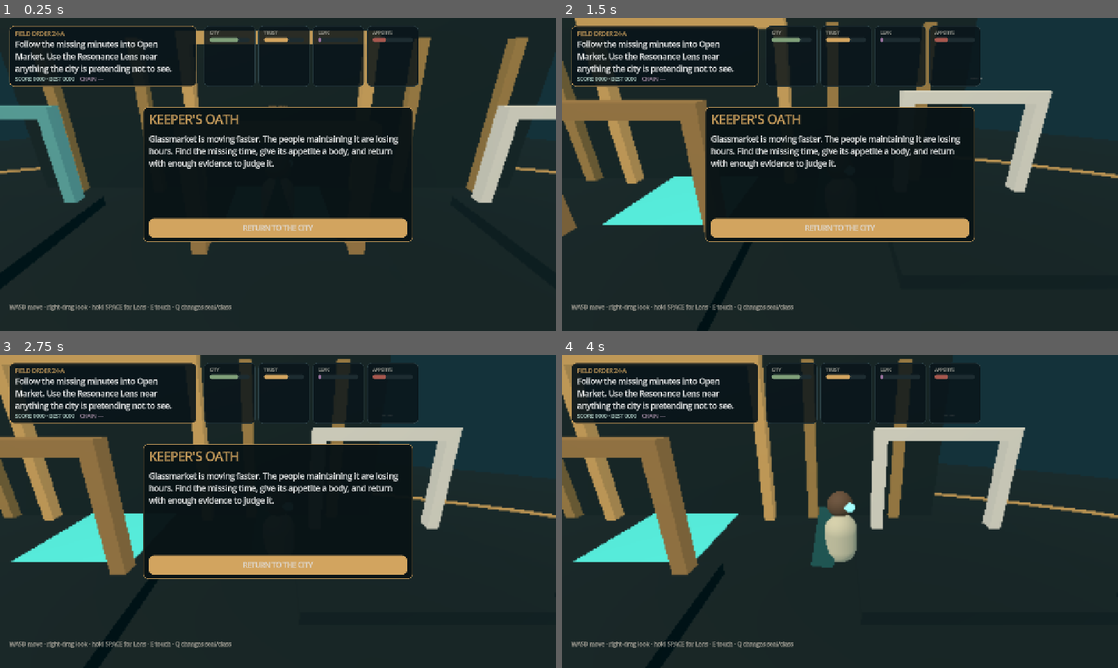
Above: before the commit, frames 1-4 (two rows, left to right).
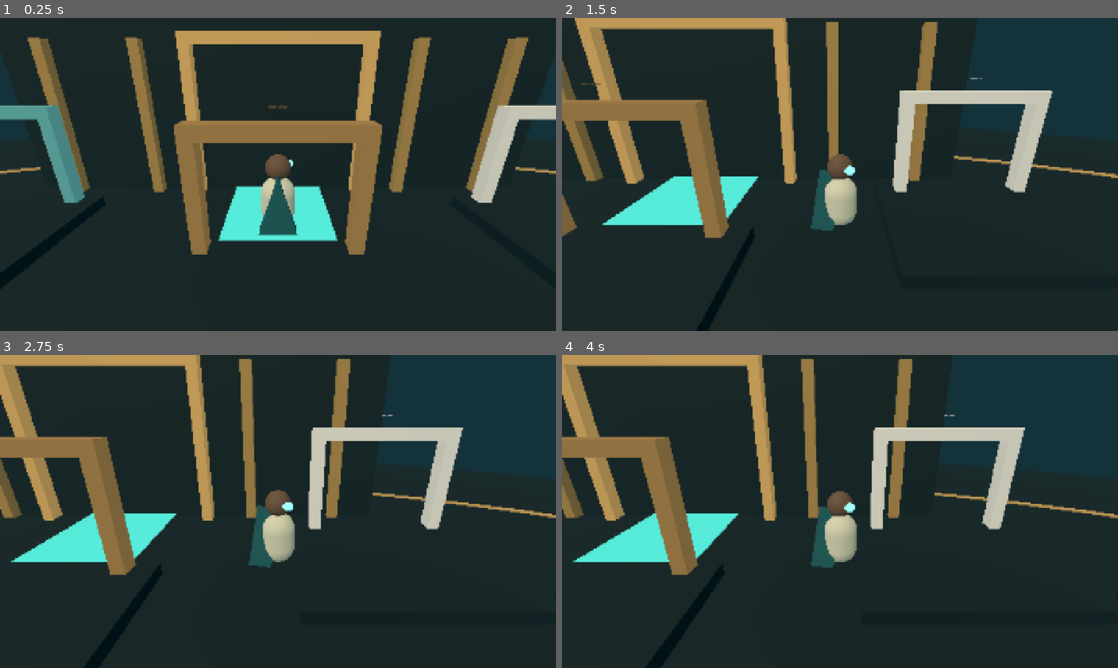
Above: after the commit, the same moments.

Repository: starsaintf/idea-zoo
Game: Godot game, scene res://scenes/main.tscn
Same seed, same stepped clock (60 frames per second), same inputs: the game is played once before the commit and once after it.
Inputs (mouse positions are in pixels of both pictures, inside the frame that each line leads up to):
- Up to frame 1 (0.25 s): no input
- Up to frame 2 (1.5 s): tap Enter at 0.5 s; move the mouse to (962, 158) at 0.52 s; hold D (move_right) 0.53-1.25 s; hold Space (lens) 0.53-1.25 s; tap E (interact) at 0.6 s; click (962, 158) at 0.67 s; drag from (728, 190) to (812, 237) at 1.27 s
- Up to frame 3 (2.75 s): tap Space (lens) at 2 s; move the mouse to (333, 442) at 2.02 s; hold D (move_right) from 2.03 s (still down); hold Space (lens) from 2.03 s (still down); tap Q (cycle_seal) at 2.1 s
- Up to frame 4 (4 s): release D (move_right) at 2.75 s; release Space (lens) at 2.75 s; click (840, 564) at 2.75 s, where only the run before the commit has a clickable "RETURN TO THE CITY"; tap Enter at 3.5 s; drag from (812, 574) to (673, 464) at 3.52 s

The runs differ from the first frame. In frame 1, 19% of the frame differs, in the area x 1-76%, y 2-94%; in frame 2, 15%; in frame 3, 15%; in frame 4, 5.5%.
Error after the commit: Parse Error: Identifier "NOTIFICATION_RESIZED" not declared in the current scope. (res://scripts/hud.gd:59)

Commit message:
Add iPhone-safe touch layout and diagnostics controls

Diff:
--- a/godot/scripts/hud.gd
+++ b/godot/scripts/hud.gd
@@ -4,6 +4,12 @@
 signal cycle_pressed
 signal lens_changed(active)
 signal joystick_changed(value)
+signal performance_pressed
+signal diagnostics_pressed
+
+const TOUCH_SAFE_SIDE = 76.0
+const TOUCH_SAFE_TOP = 22.0
+const TOUCH_SAFE_BOTTOM = 46.0
 
 var objective_label: Label
 var detail_label: Label
@@ -31,9 +37,13 @@
 var reward_label: Label
 var reward_time = 0.0
 var touch_controls: Control
+var joystick: Control
 var lens_button: Button
 var interact_button: Button
 var cycle_button: Button
+var performance_button: Button
+var diagnostics_button: Button
+var diagnostics_label: Label
 var is_touch = false
 
 func _ready():
@@ -43,6 +53,11 @@
 	_build_message()
 	_build_toast()
 	_build_controls()
+	call_deferred("_layout_touch_controls")
+
+func _notification(what):
+	if what == NOTIFICATION_RESIZED and is_touch and is_inside_tree():
+		call_deferred("_layout_touch_controls")
 
 func _process(delta):
 	if toast_time > 0.0:
@@ -58,30 +73,30 @@
 func _build_top_ledger():
 	var margin = MarginContainer.new()
 	margin.set_anchors_preset(Control.PRESET_TOP_WIDE)
-	margin.add_theme_constant_override("margin_left", 14 if is_touch else 22)
-	margin.add_theme_constant_override("margin_top", 10 if is_touch else 18)
-	margin.add_theme_constant_override("margin_right", 14 if is_touch else 22)
+	margin.add_theme_constant_override("margin_left", int(TOUCH_SAFE_SIDE) if is_touch else 22)
+	margin.add_theme_constant_override("margin_top", int(TOUCH_SAFE_TOP) if is_touch else 18)
+	margin.add_theme_constant_override("margin_right", int(TOUCH_SAFE_SIDE) if is_touch else 22)
 	add_child(margin)
 	var row = HBoxContainer.new()
-	row.add_theme_constant_override("separation", 8 if is_touch else 18)
+	row.add_theme_constant_override("separation", 9 if is_touch else 18)
 	margin.add_child(row)
 
 	var objective_panel = PanelContainer.new()
-	objective_panel.custom_minimum_size = Vector2(300 if is_touch else 430, 0)
+	objective_panel.custom_minimum_size = Vector2(365 if is_touch else 430, 88 if is_touch else 0)
 	objective_panel.add_theme_stylebox_override("panel", _panel_style(Color(0.035, 0.08, 0.1, 0.91), Color("#d2a45f")))
 	row.add_child(objective_panel)
 	var objective_box = VBoxContainer.new()
-	objective_box.add_theme_constant_override("separation", 2)
+	objective_box.add_theme_constant_override("separation", 3)
 	objective_panel.add_child(objective_box)
 	objective_label = Label.new()
 	objective_label.text = "FIELD ORDER"
 	objective_label.add_theme_color_override("font_color", Color("#d2a45f"))
-	objective_label.add_theme_font_size_override("font_size", 11 if is_touch else 13)
+	objective_label.add_theme_font_size_override("font_size", 13 if is_touch else 13)
 	objective_box.add_child(objective_label)
 	detail_label = Label.new()
 	detail_label.text = "Follow the missing minutes."
 	detail_label.autowrap_mode = TextServer.AUTOWRAP_WORD_SMART
-	detail_label.add_theme_font_size_override("font_size", 14 if is_touch else 18)
+	detail_label.add_theme_font_size_override("font_size", 18 if is_touch else 18)
 	detail_label.max_lines_visible = 2 if is_touch else 3
 	objective_box.add_child(detail_label)
 	var status = HBoxContainer.new()
@@ -90,17 +105,17 @@
 	score_label = Label.new()
 	score_label.text = "SCORE 0000"
 	score_label.add_theme_color_override("font_color", Color("#b8d7cf"))
-	score_label.add_theme_font_size_override("font_size", 10 if is_touch else 12)
+	score_label.add_theme_font_size_override("font_size", 12 if is_touch else 12)
 	status.add_child(score_label)
 	chain_label = Label.new()
 	chain_label.text = "CHAIN —"
 	chain_label.add_theme_color_override("font_color", Color("#9d879f"))
-	chain_label.add_theme_font_size_override("font_size", 10 if is_touch else 12)
+	chain_label.add_theme_font_size_override("font_size", 12 if is_touch else 12)
 	status.add_child(chain_label)
 
 	var meters = HBoxContainer.new()
 	meters.size_flags_horizontal = Control.SIZE_EXPAND_FILL
-	meters.add_theme_constant_override("separation", 4 if is_touch else 7)
+	meters.add_theme_constant_override("separation", 5 if is_touch else 7)
 	row.add_child(meters)
 	stability_bar = _make_meter(meters, "CITY", Color("#7f9f79"))
 	trust_bar = _make_meter(meters, "TRUST", Color("#d2a45f"))
@@ -109,14 +124,14 @@
 
 func _make_meter(parent: Control, title: String, color: Color, focus := false):
 	var panel = PanelContainer.new()
-	panel.custom_minimum_size = Vector2(72 if is_touch else 108, 54 if is_touch else 64)
+	panel.custom_minimum_size = Vector2(82 if is_touch else 108, 66 if is_touch else 64)
 	panel.add_theme_stylebox_override("panel", _panel_style(Color(0.035, 0.08, 0.1, 0.82), Color(0.17, 0.25, 0.27, 1)))
 	parent.add_child(panel)
 	var box = VBoxContainer.new()
 	panel.add_child(box)
 	var label = Label.new()
 	label.text = title
-	label.add_theme_font_size_override("font_size", 8 if is_touch else 10)
+	label.add_theme_font_size_override("font_size", 12 if is_touch else 10)
 	label.add_theme_color_override("font_color", Color("#aaa99f"))
 	box.add_child(label)
 	if focus:
@@ -126,7 +141,7 @@
 	bar.max_value = 100
 	bar.value = 50
 	bar.show_percentage = false
-	bar.custom_minimum_size = Vector2(58 if is_touch else 92, 8 if is_touch else 10)
+	bar.custom_minimum_size = Vector2(66 if is_touch else 92, 10)
 	bar.add_theme_stylebox_override("background", _flat_style(Color("#1d2c31"), 5))
 	bar.add_theme_stylebox_override("fill", _flat_style(color, 5))
 	box.add_child(bar)
@@ -135,43 +150,43 @@
 func _build_prompt():
 	prompt_panel = PanelContainer.new()
 	prompt_panel.set_anchors_preset(Control.PRESET_CENTER_BOTTOM)
-	prompt_panel.position = Vector2(-190, -88 if is_touch else -102)
-	prompt_panel.size = Vector2(380, 50)
+	prompt_panel.position = Vector2(-210, -84 if is_touch else -102)
+	prompt_panel.size = Vector2(420, 54)
 	prompt_panel.add_theme_stylebox_override("panel", _panel_style(Color(0.02, 0.05, 0.06, 0.92), Color("#d2a45f")))
 	add_child(prompt_panel)
 	prompt_label = Label.new()
 	prompt_label.text = ""
 	prompt_label.horizontal_alignment = HORIZONTAL_ALIGNMENT_CENTER
 	prompt_label.vertical_alignment = VERTICAL_ALIGNMENT_CENTER
-	prompt_label.add_theme_font_size_override("font_size", 13 if is_touch else 16)
+	prompt_label.add_theme_font_size_override("font_size", 15 if is_touch else 16)
 	prompt_label.autowrap_mode = TextServer.AUTOWRAP_WORD_SMART
 	prompt_panel.add_child(prompt_label)
 	prompt_panel.visible = false
 
 	seal_label = Label.new()
 	seal_label.set_anchors_preset(Control.PRESET_BOTTOM_RIGHT)
-	seal_label.position = Vector2(-300, -118)
-	seal_label.size = Vector2(270, 34)
+	seal_label.position = Vector2(-390, -176)
+	seal_label.size = Vector2(290, 34)
 	seal_label.horizontal_alignment = HORIZONTAL_ALIGNMENT_RIGHT
 	seal_label.add_theme_color_override("font_color", Color("#d2a45f"))
-	seal_label.add_theme_font_size_override("font_size", 13 if is_touch else 15)
+	seal_label.add_theme_font_size_override("font_size", 15)
 	seal_label.text = "SEAL: EXIT"
 	add_child(seal_label)
 
 	bells_label = Label.new()
 	bells_label.set_anchors_preset(Control.PRESET_BOTTOM_RIGHT)
-	bells_label.position = Vector2(-300, -151)
-	bells_label.size = Vector2(270, 30)
+	bells_label.position = Vector2(-390, -209)
+	bells_label.size = Vector2(290, 30)
 	bells_label.horizontal_alignment = HORIZONTAL_ALIGNMENT_RIGHT
 	bells_label.add_theme_color_override("font_color", Color("#70c8bb"))
-	bells_label.add_theme_font_size_override("font_size", 13 if is_touch else 15)
+	bells_label.add_theme_font_size_override("font_size", 15)
 	bells_label.visible = false
 	add_child(bells_label)
 
 	scan_bar = ProgressBar.new()
 	scan_bar.set_anchors_preset(Control.PRESET_CENTER)
-	scan_bar.position = Vector2(-100, 74)
-	scan_bar.size = Vector2(200, 10)
+	scan_bar.position = Vector2(-110, 74)
+	scan_bar.size = Vector2(220, 12)
 	scan_bar.min_value = 0
 	scan_bar.max_value = 1
 	scan_bar.show_percentage = false
@@ -182,18 +197,18 @@
 
 	reward_label = Label.new()
 	reward_label.set_anchors_preset(Control.PRESET_CENTER)
-	reward_label.position = Vector2(-210, -106)
-	reward_label.size = Vector2(420, 50)
+	reward_label.position = Vector2(-230, -106)
+	reward_label.size = Vector2(460, 50)
 	reward_label.horizontal_alignment = HORIZONTAL_ALIGNMENT_CENTER
 	reward_label.add_theme_color_override("font_color", Color("#efd093"))
-	reward_label.add_theme_font_size_override("font_size", 22 if not is_touch else 18)
+	reward_label.add_theme_font_size_override("font_size", 20 if is_touch else 22)
 	reward_label.visible = false
 	add_child(reward_label)
 
 func _build_message():
 	message_panel = PanelContainer.new()
 	message_panel.set_anchors_preset(Control.PRESET_CENTER)
-	var width = 620 if not is_touch else 560
+	var width = 620
 	message_panel.position = Vector2(-width * 0.5, -155)
 	message_panel.size = Vector2(width, 310)
 	message_panel.add_theme_stylebox_override("panel", _panel_style(Color(0.035, 0.075, 0.085, 0.97), Color("#d2a45f")))
@@ -204,16 +219,18 @@
 	message_panel.add_child(box)
 	message_title = Label.new()
 	message_title.add_theme_color_override("font_color", Color("#d2a45f"))
-	message_title.add_theme_font_size_override("font_size", 24 if is_touch else 28)
+	message_title.add_theme_font_size_override("font_size", 25 if is_touch else 28)
 	message_title.autowrap_mode = TextServer.AUTOWRAP_WORD_SMART
 	box.add_child(message_title)
 	message_body = Label.new()
 	message_body.autowrap_mode = TextServer.AUTOWRAP_WORD_SMART
-	message_body.add_theme_font_size_override("font_size", 15 if is_touch else 18)
+	message_body.add_theme_font_size_override("font_size", 17 if is_touch else 18)
 	message_body.size_flags_vertical = Control.SIZE_EXPAND_FILL
 	box.add_child(message_body)
 	message_close = Button.new()
 	message_close.text = "RETURN TO THE CITY"
+	message_close.focus_mode = Control.FOCUS_NONE
+	message_close.add_theme_font_size_override("font_size", 17)
 	message_close.add_theme_stylebox_override("normal", _button_style(Color("#d2a45f"), Color("#171006")))
 	message_close.add_theme_stylebox_override("hover", _button_style(Color("#efd093"), Color("#171006")))
 	message_close.pressed.connect(_close_message)
@@ -222,8 +239,8 @@
 func _build_toast():
 	toast_panel = PanelContainer.new()
 	toast_panel.set_anchors_preset(Control.PRESET_CENTER_RIGHT)
-	toast_panel.position = Vector2(-354, -80)
-	toast_panel.size = Vector2(330, 160)
+	toast_panel.position = Vector2(-390, -88)
+	toast_panel.size = Vector2(350, 176)
 	toast_panel.add_theme_stylebox_override("panel", _panel_style(Color(0.025, 0.065, 0.072, 0.94), Color("#63d3c7")))
 	toast_panel.visible = false
 	add_child(toast_panel)
@@ -232,11 +249,11 @@
 	toast_panel.add_child(box)
 	toast_title = Label.new()
 	toast_title.add_theme_color_override("font_color", Color("#63d3c7"))
-	toast_title.add_theme_font_size_override("font_size", 18)
+	toast_title.add_theme_font_size_override("font_size", 19)
 	toast_title.autowrap_mode = TextServer.AUTOWRAP_WORD_SMART
 	box.add_child(toast_title)
 	toast_body = Label.new()
-	toast_body.add_theme_font_size_override("font_size", 14)
+	toast_body.add_theme_font_size_override("font_size", 15)
 	toast_body.autowrap_mode = TextServer.AUTOWRAP_WORD_SMART
 	box.add_child(toast_body)
 
@@ -245,32 +262,49 @@
 	touch_controls.set_anchors_and_offsets_preset(Control.PRESET_FULL_RECT)
 	touch_controls.mouse_filter = Control.MOUSE_FILTER_IGNORE
 	add_child(touch_controls)
+
 	var joystick_script = preload("res://scripts/virtual_joystick.gd")
-	var joystick = joystick_script.new()
+	joystick = joystick_script.new()
 	joystick.set_anchors_preset(Control.PRESET_BOTTOM_LEFT)
-	joystick.position = Vector2(20, -198)
-	joystick.size = Vector2(174, 174)
+	joystick.size = Vector2(154, 154)
 	joystick.vector_changed.connect(func(value): joystick_changed.emit(value))
 	touch_controls.add_child(joystick)
 
-	interact_button = _round_button("TOUCH", Vector2(142, 142), Color("#d2a45f"))
+	interact_button = _round_button("TOUCH", Vector2(118, 118), Color("#d2a45f"))
 	interact_button.set_anchors_preset(Control.PRESET_BOTTOM_RIGHT)
-	interact_button.position = Vector2(-164, -174)
 	interact_button.pressed.connect(func(): interact_pressed.emit())
 	touch_controls.add_child(interact_button)
 
-	lens_button = _round_button("LENS", Vector2(106, 106), Color("#4bb5aa"))
+	lens_button = _round_button("LENS", Vector2(92, 92), Color("#4bb5aa"))
 	lens_button.set_anchors_preset(Control.PRESET_BOTTOM_RIGHT)
-	lens_button.position = Vector2(-280, -124)
 	lens_button.button_down.connect(func(): lens_changed.emit(true))
 	lens_button.button_up.connect(func(): lens_changed.emit(false))
 	touch_controls.add_child(lens_button)
 
-	cycle_button = _round_button("SEAL", Vector2(88, 88), Color("#916e99"))
+	cycle_button = _round_button("SEAL", Vector2(76, 76), Color("#916e99"))
 	cycle_button.set_anchors_preset(Control.PRESET_BOTTOM_RIGHT)
-	cycle_button.position = Vector2(-274, -214)
 	cycle_button.pressed.connect(func(): cycle_pressed.emit())
 	touch_controls.add_child(cycle_button)
+
+	performance_button = _small_button("ECO 30")
+	performance_button.set_anchors_preset(Control.PRESET_TOP_RIGHT)
+	performance_button.pressed.connect(func(): performance_pressed.emit())
+	touch_controls.add_child(performance_button)
+
+	diagnostics_button = _small_button("TEST 10M")
+	diagnostics_button.set_anchors_preset(Control.PRESET_TOP_RIGHT)
+	diagnostics_button.pressed.connect(func(): diagnostics_pressed.emit())
+	touch_controls.add_child(diagnostics_button)
+
+	diagnostics_label = Label.new()
+	diagnostics_label.set_anchors_preset(Control.PRESET_TOP_RIGHT)
+	diagnostics_label.size = Vector2(300, 86)
+	diagnostics_label.horizontal_alignment = HORIZONTAL_ALIGNMENT_RIGHT
+	diagnostics_label.add_theme_font_size_override("font_size", 14)
+	diagnostics_label.add_theme_color_override("font_color", Color("#b8d7cf"))
+	diagnostics_label.add_theme_stylebox_override("normal", _panel_style(Color(0.02, 0.05, 0.06, 0.88), Color("#4bb5aa")))
+	diagnostics_label.visible = false
+	touch_controls.add_child(diagnostics_label)
 
 	if not is_touch:
 		touch_controls.visible = false
@@ -282,14 +316,37 @@
 		help.add_theme_color_override("font_color", Color("#b8b2a7"))
 		add_child(help)
 
+func _layout_touch_controls():
+	if not is_touch or joystick == null:
+		return
+	joystick.position = Vector2(TOUCH_SAFE_SIDE, -154.0 - TOUCH_SAFE_BOTTOM)
+	interact_button.position = Vector2(-118.0 - TOUCH_SAFE_SIDE, -118.0 - TOUCH_SAFE_BOTTOM)
+	lens_button.position = Vector2(-226.0 - TOUCH_SAFE_SIDE, -92.0 - TOUCH_SAFE_BOTTOM)
+	cycle_button.position = Vector2(-218.0 - TOUCH_SAFE_SIDE, -184.0 - TOUCH_SAFE_BOTTOM)
+	performance_button.position = Vector2(-122.0 - TOUCH_SAFE_SIDE, 122.0)
+	diagnostics_button.position = Vector2(-122.0 - TOUCH_SAFE_SIDE, 168.0)
+	diagnostics_label.position = Vector2(-300.0 - TOUCH_SAFE_SIDE, 216.0)
+
 func _round_button(text: String, button_size: Vector2, color: Color):
 	var button = Button.new()
 	button.text = text
 	button.size = button_size
 	button.custom_minimum_size = button_size
-	button.add_theme_font_size_override("font_size", 16)
-	button.add_theme_stylebox_override("normal", _button_style(Color(color, 0.72), Color("#071015"), 99))
-	button.add_theme_stylebox_override("pressed", _button_style(Color(color, 0.96), Color("#071015"), 99))
+	button.focus_mode = Control.FOCUS_NONE
+	button.add_theme_font_size_override("font_size", 17)
+	button.add_theme_stylebox_override("normal", _button_style(Color(color, 0.76), Color("#071015"), 99))
+	button.add_theme_stylebox_override("pressed", _button_style(Color(color, 0.98), Color("#071015"), 99))
+	return button
+
+func _small_button(text: String):
+	var button = Button.new()
+	button.text = text
+	button.size = Vector2(122, 40)
+	button.custom_minimum_size = Vector2(122, 40)
+	button.focus_mode = Control.FOCUS_NONE
+	button.add_theme_font_size_override("font_size", 14)
+	button.add_theme_stylebox_override("normal", _button_style(Color(0.035, 0.08, 0.1, 0.92), Color("#d8d1c2"), 12))
+	button.add_theme_stylebox_override("pressed", _button_style(Color("#4bb5aa"), Color("#071015"), 12))
 	return button
 
 func _panel_style(background: Color, border: Color):
@@ -310,7 +367,7 @@
 	style.set_corner_radius_all(radius)
 	return style
 
-func _button_style(background: Color, text_color: Color, radius := 12):
+func _button_style(background: Color, _text_color: Color, radius := 12):
 	var style = StyleBoxFlat.new()
 	style.bg_color = background
 	style.set_corner_radius_all(radius)
@@ -359,6 +416,17 @@
 	chain_label.text = "CHAIN ×%d" % chain if chain > 1 else "CHAIN —"
 	chain_label.add_theme_color_override("font_color", Color("#efd093") if chain >= 3 else Color("#9d879f"))
 
+func set_performance_mode(label: String):
+	if performance_button != null:
+		performance_button.text = label
+
+func set_diagnostics(text: String, active: bool):
+	if diagnostics_label != null:
+		diagnostics_label.text = text
+		diagnostics_label.visible = active
+	if diagnostics_button != null:
+		diagnostics_button.text = "STOP TEST" if active else "TEST 10M"
+
 func show_message(title: String, body: String, close_text := "RETURN TO THE CITY", restart := false):
 	message_title.text = title
 	message_body.text = body
